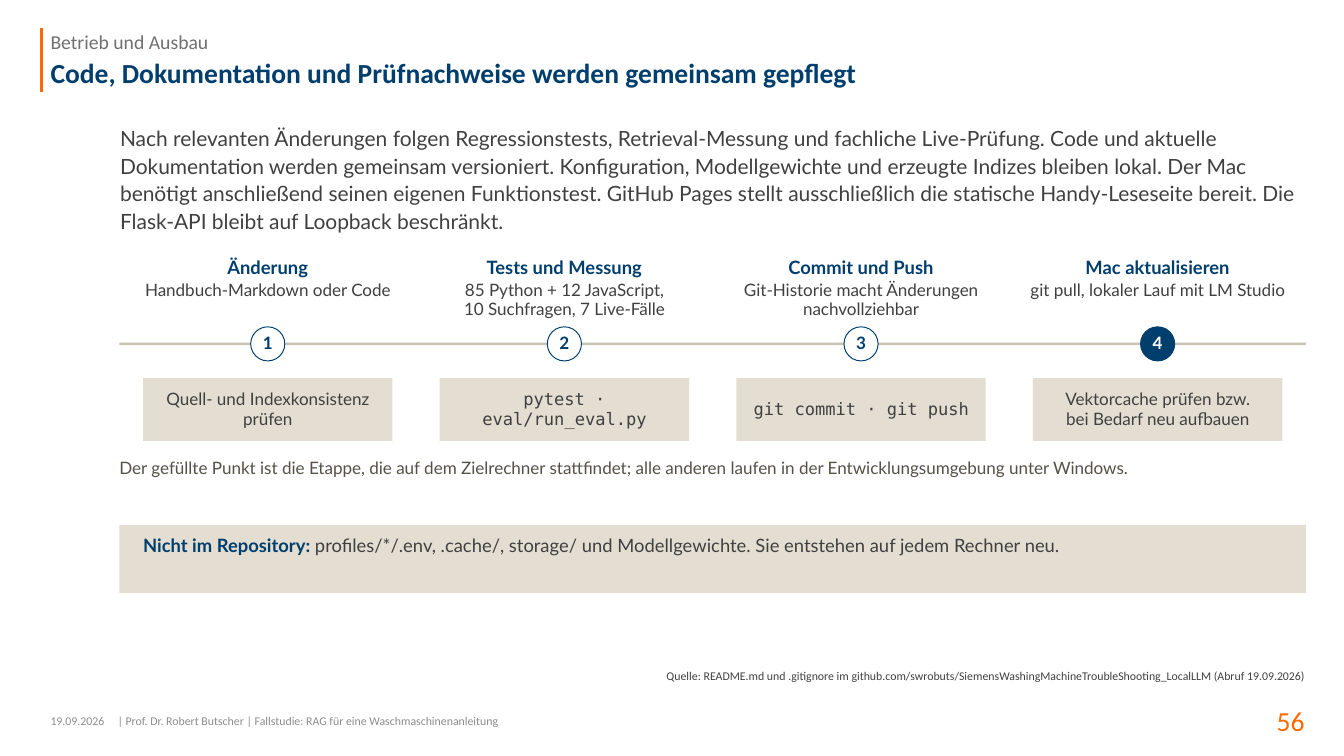
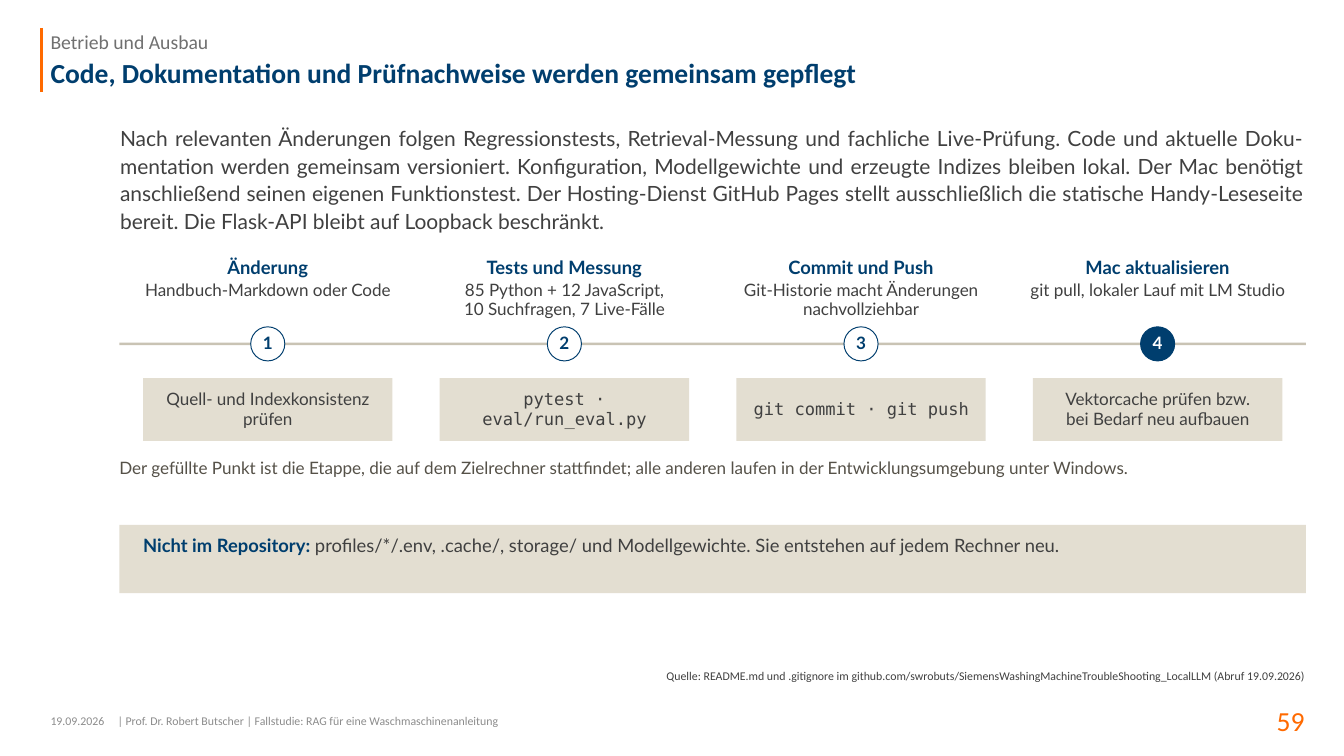
Before and after one commit to swrobuts/SiemensWashingMachineTroubleShooting_LocalLLM, a slide deck: slide 59 of docs/slides/RAG_Waschmaschine_Dokumentation.pptx (slide 56 before the commit). Drawn at 1344x756 pixels with LibreOffice and Linux fonts; fonts in the diff are those of the drawing; background and template pictures are left out. Boxes give left, top, right and bottom in pixels: in the first picture for what was removed or moved away, otherwise in the second. Text is boxed around its words. In the diff, an @@ line names an element or a change of style, - is before the commit and + after.

```diff
--- a/docs/slides/RAG_Waschmaschine_Dokumentation.pptx
+++ b/docs/slides/RAG_Waschmaschine_Dokumentation.pptx
@@ text at box(120, 128, 1303, 233): text changed @@
-Nach relevanten Änderungen folgen Regressionstests, Retrieval-Messung und fachliche Live-Prüfung. Code und aktuelle Dokumentation werden gemeinsam versioniert. Konfiguration, Modellgewichte und erzeugte Indizes bleiben lokal. Der Mac benötigt anschließend seinen eigenen Funktionstest. GitHub Pages stellt ausschließlich die statische Handy-Leseseite bereit. Die Flask-API bleibt auf Loopback beschränkt.
+Nach relevanten Änderungen folgen Regressionstests, Retrieval-Messung und fachliche Live-Prüfung. Code und aktuelle Doku-mentation werden gemeinsam versioniert. Konfiguration, Modellgewichte und erzeugte Indizes bleiben lokal. Der Mac benötigt anschließend seinen eigenen Funktionstest. Der Hosting-Dienst GitHub Pages stellt ausschließlich die statische Handy-Leseseite bereit. Die Flask-API bleibt auf Loopback beschränkt.
@@ page number at box(1277, 713, 1305, 732): text changed @@
-56
+59
```
Also in this commit, not shown: 57 other slides changed, 2 slides added.
